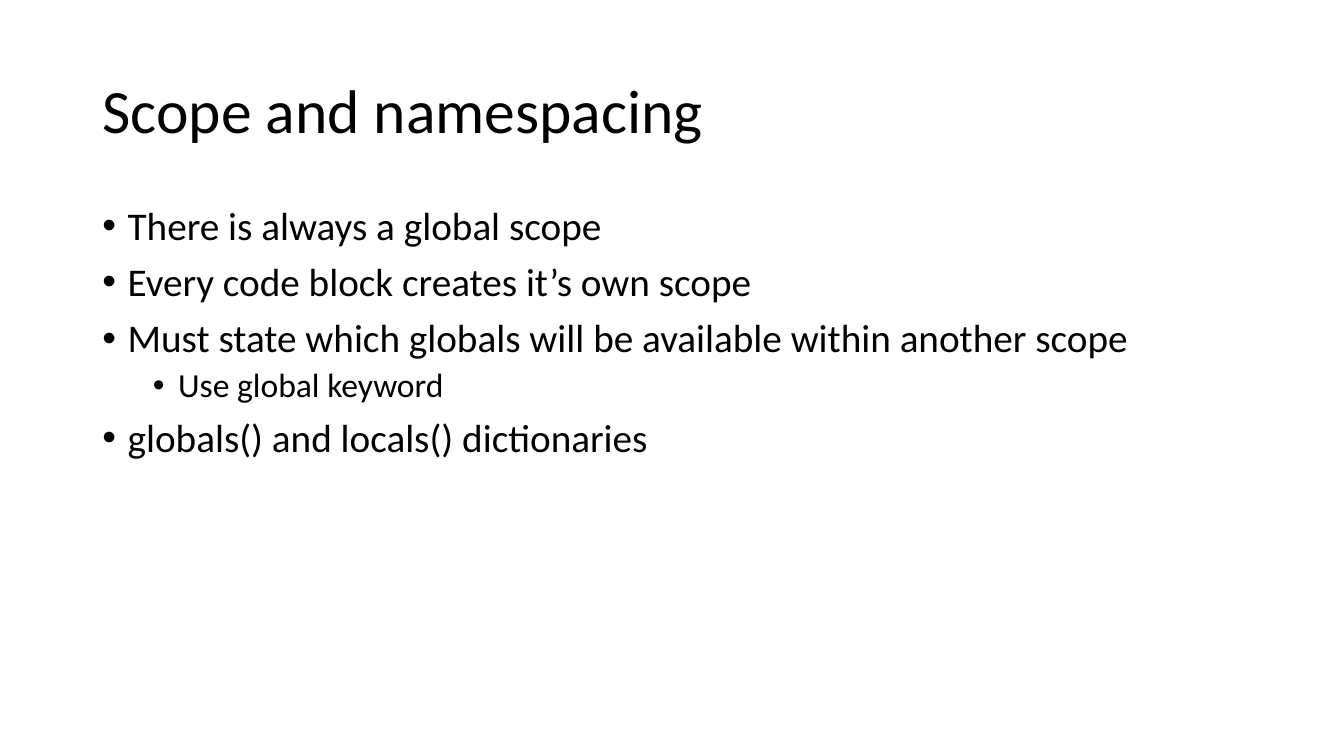
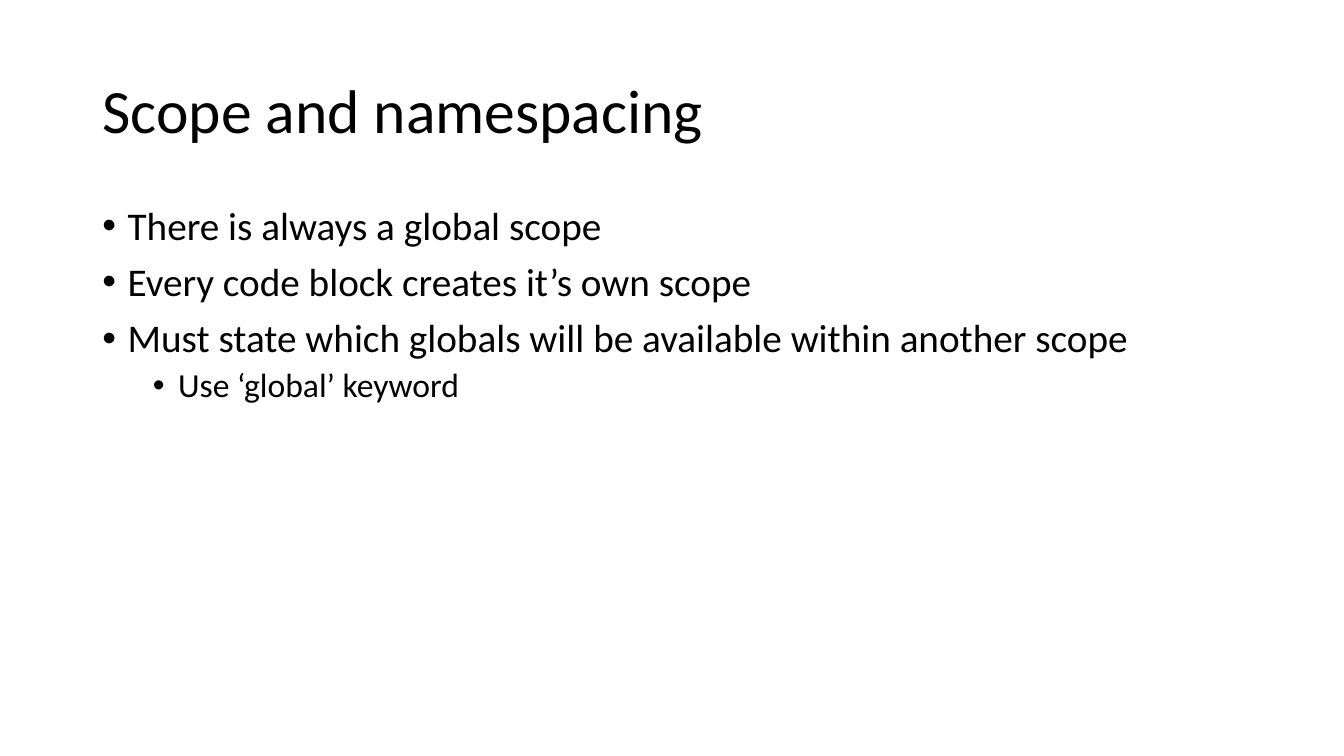
Before and after one commit to onionmccabbage/pythonTrainingMar2021, a slide deck: slide 31 of Python_Preso_Mar2021.pptx. Drawn at 1344x756 pixels with LibreOffice and Linux fonts; fonts in the diff are those of the drawing. Boxes give left, top, right and bottom in pixels: in the first picture for what was removed or moved away, otherwise in the second. Text is boxed around its words. In the diff, an @@ line names an element or a change of style, - is before the commit and + after.

```diff
--- a/Python_Preso_Mar2021.pptx
+++ b/Python_Preso_Mar2021.pptx
@@ text at (x1=178, y1=373, x2=459, y2=403): text changed; size 28 to 24 pt @@
-  • Use global keyword
-• globals() and locals() dictionaries
+  • Use ‘global’ keyword
```
Also in this commit, not shown: 7 other slides changed, 6 other files.
